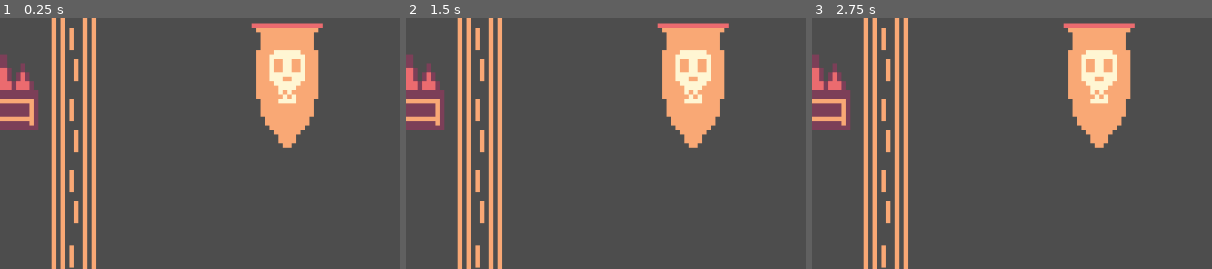
Above: before the commit, frames 1-3 (left to right).
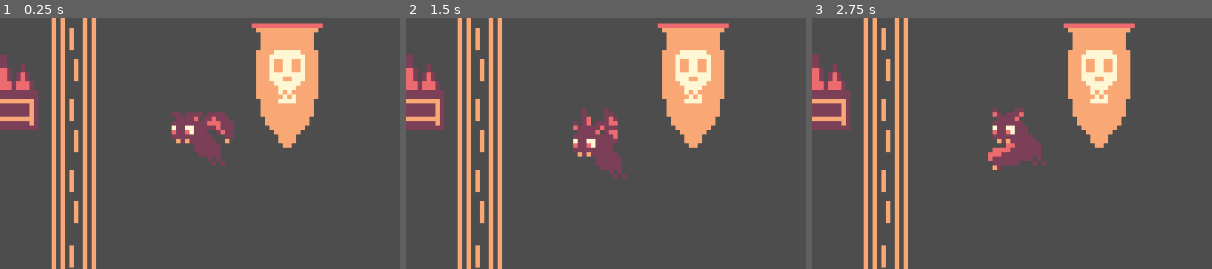
Above: after the commit, the same moments.

Repository: CBurgess97/godot-platformer
Game: Godot game, scene res://Levels/TestLevel1.tscn
The game is run twice, just before and just after one commit, with the same random seed, the same clock (stepped at 60 frames per second) and the same inputs. This scene is started directly instead of the project's main scene.
Inputs:
- Up to frame 1 (0.25 s): no input
- Up to frame 2 (1.5 s): hold Right (ui_right) from 0.53 s (still down); tap Up (ui_up) at 0.77 s; tap Enter at 1.25 s
- Up to frame 3 (2.75 s): tap Up (ui_up) at 1.52 s; release Right (ui_right) at 2.03 s; hold Left (ui_left) from 2.03 s (still down)
The pictures show only the part of the screen within x 32-82%, y 21-71%; the shares and areas given below are measured in that part.

The runs differ from the first frame. In frame 1, 2.1% of the frame differs, in the area x 42-59%, y 37-59%; in frame 2, 2.1%; in frame 3, 2.1%, in the area x 44-59%, y 35-61%.
Error in both runs: Invalid access to property or key 'position' on a base object of type 'Nil'. (res://camera_2d.gd:22)

Commit message:
Implement Bat Enemy

Diff:
--- /dev/null
+++ b/Enemies/Bat.tscn
@@ -0,0 +1,23 @@
+[gd_scene load_steps=5 format=3 uid="uid://cxxsddmhowb2m"]
+
+[ext_resource type="SpriteFrames" uid="uid://bhh0fmnmgdyd3" path="res://Resources/Animations/bat.tres" id="1_bkjyk"]
+[ext_resource type="Script" uid="uid://dbabea6rcqs83" path="res://Levels/Level Objects/damage_on_contact_component.gd" id="1_ug2r1"]
+[ext_resource type="Script" uid="uid://dkohlm861do2" path="res://Enemies/bat_animation.gd" id="3_ngmul"]
+
+[sub_resource type="CircleShape2D" id="CircleShape2D_ngmul"]
+radius = 7.07107
+
+[node name="Bat" type="Node2D"]
+
+[node name="Hitbox" type="Area2D" parent="."]
+script = ExtResource("1_ug2r1")
+
+[node name="CollisionShape2D" type="CollisionShape2D" parent="Hitbox"]
+shape = SubResource("CircleShape2D_ngmul")
+
+[node name="AnimatedSprite2D" type="AnimatedSprite2D" parent="."]
+texture_filter = 1
+sprite_frames = ExtResource("1_bkjyk")
+animation = &"fly"
+frame_progress = 0.156347
+script = ExtResource("3_ngmul")
--- /dev/null
+++ b/Enemies/bat_animation.gd
@@ -0,0 +1,4 @@
+extends AnimatedSprite2D
+
+func _ready() -> void:
+    play("fly")
--- a/Levels/Level Objects/Spike Ball.tscn
+++ /dev/null
@@ -1,35 +0,0 @@
-[gd_scene load_steps=6 format=3 uid="uid://e2arbawy8i33"]
-
-[ext_resource type="Script" uid="uid://c4151xhc8w2sj" path="res://Levels/Level Objects/follow_path.gd" id="1_8wp1p"]
-[ext_resource type="Texture2D" uid="uid://43i25sxtnwxl" path="res://Resources/Sprites/spike ball.png" id="1_xqclu"]
-[ext_resource type="Script" uid="uid://dbabea6rcqs83" path="res://Levels/Level Objects/damage_on_contact_component.gd" id="2_8wp1p"]
-
-[sub_resource type="Curve2D" id="Curve2D_212hq"]
-_data = {
-"points": PackedVector2Array(0, 0, 0, 0, 0, 0, 0, 0, 0, 0, 167, 0, 0, 0, 0, 0, 0, 0)
-}
-point_count = 3
-
-[sub_resource type="CircleShape2D" id="CircleShape2D_212hq"]
-radius = 14.0357
-
-[node name="SpikeBall" type="Node2D"]
-
-[node name="Path2D" type="Path2D" parent="."]
-curve = SubResource("Curve2D_212hq")
-script = ExtResource("1_8wp1p")
-
-[node name="PathFollow2D" type="PathFollow2D" parent="Path2D"]
-position = Vector2(77.4865, 0)
-progress = 256.512
-rotates = false
-
-[node name="Sprite2D" type="Sprite2D" parent="Path2D/PathFollow2D"]
-texture_filter = 1
-texture = ExtResource("1_xqclu")
-
-[node name="Hitbox" type="Area2D" parent="Path2D/PathFollow2D"]
-script = ExtResource("2_8wp1p")
-
-[node name="CollisionShape2D" type="CollisionShape2D" parent="Path2D/PathFollow2D/Hitbox"]
-shape = SubResource("CircleShape2D_212hq")
--- a/Levels/Level Objects/Spikes.tscn
+++ b/Levels/Level Objects/Spikes.tscn
@@ -1,6 +1,6 @@
 [gd_scene load_steps=4 format=3 uid="uid://klxhy664vtkd"]
 
-[ext_resource type="Texture2D" uid="uid://c1qlhheldhg3k" path="res://Resources/Sprites/Spikes.png" id="1_yx6pv"]
+[ext_resource type="Texture2D" uid="uid://c1qlhheldhg3k" path="res://Resources/Sprites/Objects/Spikes.png" id="1_yx6pv"]
 [ext_resource type="Script" uid="uid://dbabea6rcqs83" path="res://Levels/Level Objects/damage_on_contact_component.gd" id="2_rp4h5"]
 
 [sub_resource type="RectangleShape2D" id="RectangleShape2D_rp4h5"]
--- a/Levels/Level Objects/door.tscn
+++ b/Levels/Level Objects/door.tscn
@@ -1,6 +1,6 @@
 [gd_scene load_steps=4 format=3 uid="uid://yphjr527njqo"]
 
-[ext_resource type="Texture2D" uid="uid://dvd3v7x6of2x2" path="res://Resources/Sprites/door.png" id="1_ba8gm"]
+[ext_resource type="Texture2D" uid="uid://dvd3v7x6of2x2" path="res://Resources/Sprites/Objects/door.png" id="1_ba8gm"]
 [ext_resource type="Script" uid="uid://b1pd2qr674oqk" path="res://Levels/Level Objects/door.gd" id="1_v6xrn"]
 
 [sub_resource type="RectangleShape2D" id="RectangleShape2D_v6xrn"]
--- a/Levels/TestLevel1.tscn
+++ b/Levels/TestLevel1.tscn
@@ -1,11 +1,12 @@
-[gd_scene load_steps=7 format=4 uid="uid://cjmty4xitway2"]
+[gd_scene load_steps=8 format=4 uid="uid://cjmty4xitway2"]
 
-[ext_resource type="TileSet" uid="uid://c5q4k17vfyqa0" path="res://Resources/castle.tres" id="1_624pj"]
+[ext_resource type="TileSet" uid="uid://c5q4k17vfyqa0" path="res://Resources/Tiles/castle.tres" id="1_624pj"]
 [ext_resource type="Script" uid="uid://uaqrhl73rrfd" path="res://Levels/level.gd" id="2_bs3lq"]
 [ext_resource type="PackedScene" uid="uid://yphjr527njqo" path="res://Levels/Level Objects/door.tscn" id="2_xy0xx"]
 [ext_resource type="PackedScene" uid="uid://klxhy664vtkd" path="res://Levels/Level Objects/Spikes.tscn" id="5_u1dho"]
 [ext_resource type="Script" uid="uid://b2h6bu434fnig" path="res://camera_2d.gd" id="6_624pj"]
-[ext_resource type="TileSet" uid="uid://c1so64ebprpeg" path="res://Resources/background_tileset.tres" id="6_nnp38"]
+[ext_resource type="TileSet" uid="uid://c1so64ebprpeg" path="res://Resources/Tiles/background_tileset.tres" id="6_nnp38"]
+[ext_resource type="PackedScene" uid="uid://cxxsddmhowb2m" path="res://Enemies/Bat.tscn" id="7_nnp38"]
 
 [node name="TestLevel1" type="TileMapLayer"]
 texture_filter = 1
@@ -38,3 +39,6 @@
 z_index = -5
 tile_map_data = PackedByteArray("AAD4//z/AAABAAAAAAD3//z/AAAAAAAAAAD4//3/AAAEAAEAAAD3//3/AAAFAAEAAAD5//3/AAAEAAAAAAD2// …(192 unchanged characters)…
 tile_set = ExtResource("6_nnp38")
+
+[node name="Bat" parent="." instance=ExtResource("7_nnp38")]
+position = Vector2(20, -37)
--- a/Player/player.tscn
+++ b/Player/player.tscn
@@ -5,7 +5,7 @@
 [ext_resource type="Script" uid="uid://dddba1ll76pke" path="res://Player/Player States/player_idle_state.gd" id="3_vtle1"]
 [ext_resource type="Script" uid="uid://bfkuqx47iq0cy" path="res://Player/Player Components/player_movement_component.gd" id="4_od3ui"]
 [ext_resource type="Script" uid="uid://scyi3nlhof4e" path="res://Player/player_death_state.gd" id="4_vtle1"]
-[ext_resource type="SpriteFrames" uid="uid://dw5j76iikoru7" path="res://Resources/little_knight.tres" id="5_k53q1"]
+[ext_resource type="SpriteFrames" uid="uid://dw5j76iikoru7" path="res://Resources/Animations/little_knight.tres" id="5_k53q1"]
 [ext_resource type="Script" uid="uid://b1w1sm4it6t4u" path="res://Player/Player Components/player_animation_component.gd" id="6_fhl08"]
 
 [sub_resource type="RectangleShape2D" id="RectangleShape2D_fhl08"]
--- /dev/null
+++ b/Resources/Animations/bat.tres
@@ -0,0 +1,32 @@
+[gd_resource type="SpriteFrames" load_steps=5 format=3 uid="uid://bhh0fmnmgdyd3"]
+
+[ext_resource type="Texture2D" uid="uid://72xrc10xwgnb" path="res://Resources/Sprites/Enemies/Bat.png" id="1_w4sdr"]
+
+[sub_resource type="AtlasTexture" id="AtlasTexture_rr2w1"]
+atlas = ExtResource("1_w4sdr")
+region = Rect2(0, 0, 16, 16)
+
+[sub_resource type="AtlasTexture" id="AtlasTexture_b6ubt"]
+atlas = ExtResource("1_w4sdr")
+region = Rect2(16, 0, 16, 16)
+
+[sub_resource type="AtlasTexture" id="AtlasTexture_qpysm"]
+atlas = ExtResource("1_w4sdr")
+region = Rect2(32, 0, 16, 16)
+
+[resource]
+animations = [{
+"frames": [{
+"duration": 1.0,
+"texture": SubResource("AtlasTexture_rr2w1")
+}, {
+"duration": 1.0,
+"texture": SubResource("AtlasTexture_b6ubt")
+}, {
+"duration": 1.0,
+"texture": SubResource("AtlasTexture_qpysm")
+}],
+"loop": true,
+"name": &"fly",
+"speed": 3.0
+}]
--- a/Resources/little_knight.tres
+++ b/Resources/Animations/little_knight.tres
@@ -1,6 +1,6 @@
 [gd_resource type="SpriteFrames" load_steps=7 format=3 uid="uid://dw5j76iikoru7"]
 
-[ext_resource type="Texture2D" uid="uid://dbp1pdqe23dxu" path="res://Resources/Sprites/Little Knight.png" id="1_rgl5v"]
+[ext_resource type="Texture2D" uid="uid://dbp1pdqe23dxu" path="res://Resources/Sprites/Player/Little Knight.png" id="1_rgl5v"]
 
 [sub_resource type="AtlasTexture" id="AtlasTexture_b7r0r"]
 atlas = ExtResource("1_rgl5v")
--- a/Resources/background_tileset.tres
+++ b/Resources/Tiles/background_tileset.tres
@@ -1,6 +1,6 @@
 [gd_resource type="TileSet" load_steps=3 format=3 uid="uid://c1so64ebprpeg"]
 
-[ext_resource type="Texture2D" uid="uid://os18071mgc2s" path="res://Resources/Sprites/Castle Background Tiles.png" id="1_2kt08"]
+[ext_resource type="Texture2D" uid="uid://os18071mgc2s" path="res://Resources/Sprites/Tiles/Castle Background Tiles.png" id="1_2kt08"]
 
 [sub_resource type="TileSetAtlasSource" id="TileSetAtlasSource_5boi2"]
 texture = ExtResource("1_2kt08")
--- a/Resources/castle.tres
+++ b/Resources/Tiles/castle.tres
@@ -1,6 +1,6 @@
 [gd_resource type="TileSet" load_steps=3 format=3 uid="uid://c5q4k17vfyqa0"]
 
-[ext_resource type="Texture2D" uid="uid://cyfrsigqanr3i" path="res://Resources/Sprites/Castle Tileset.png" id="1_ijkyq"]
+[ext_resource type="Texture2D" uid="uid://cyfrsigqanr3i" path="res://Resources/Sprites/Tiles/Castle Tileset.png" id="1_ijkyq"]
 
 [sub_resource type="TileSetAtlasSource" id="TileSetAtlasSource_mk7r1"]
 texture = ExtResource("1_ijkyq")
Not shown, added: Enemies/bat_animation.gd.uid
Not shown, removed: Resources/Sprites/Castle Background Tiles.png.import
Binary file added: Resources/Sprites/Enemies/Bat.png
Not shown, changed: Resources/Sprites/Enemies/Bat.png.import
Renamed: Resources/Sprites/Spikes.png -> Resources/Sprites/Objects/Spikes.png
Not shown, changed: Resources/Sprites/Objects/Spikes.png.import
Renamed: Resources/Sprites/big door.png -> Resources/Sprites/Objects/big door.png
Not shown, changed: Resources/Sprites/Objects/big door.png.import
Renamed: Resources/Sprites/door.png -> Resources/Sprites/Objects/door.png
Not shown, changed: Resources/Sprites/Objects/door.png.import
Binary file removed: Resources/Sprites/Platformer Tileset.png
Renamed: Resources/Sprites/Little Knight.png -> Resources/Sprites/Player/Little Knight.png
(and 6 more such lines)
